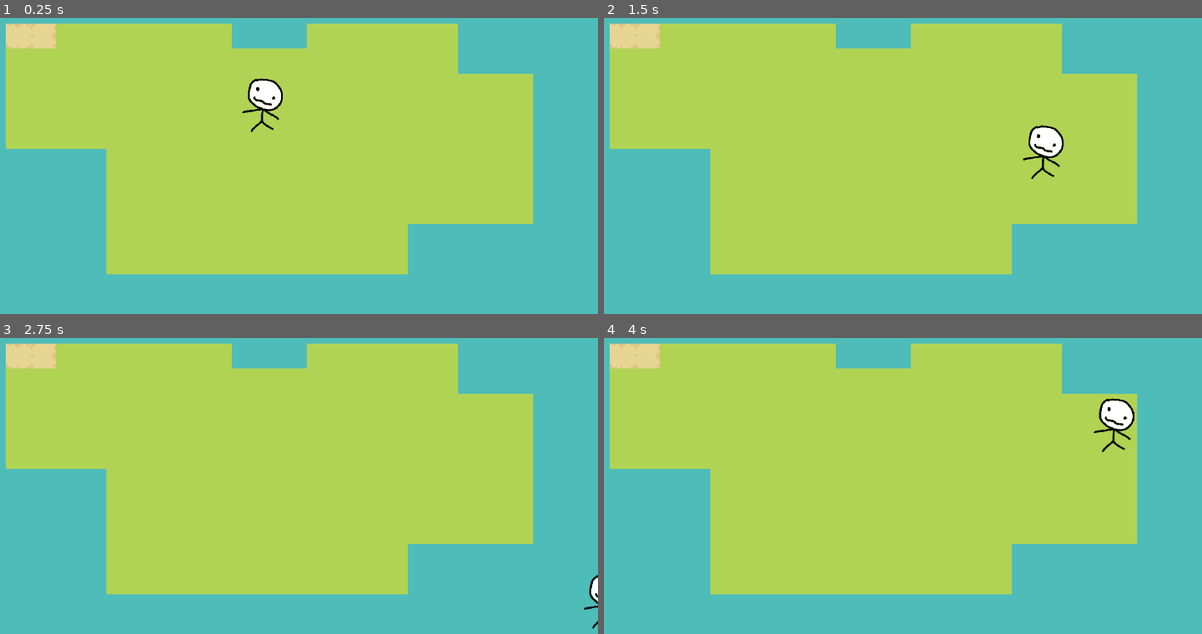
Above: before the commit, frames 1-4 (two rows, left to right).
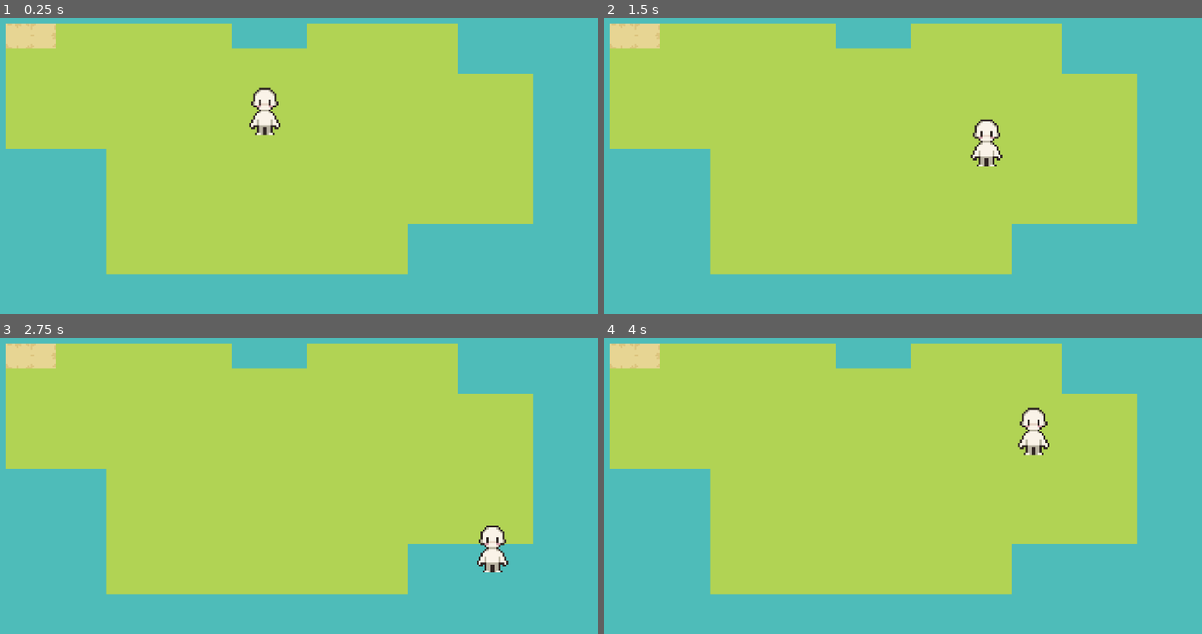
Above: after the commit, the same moments.

Repository: almoof/geopolar_game_ai_edition
Game: Godot game, scene res://scenes/main.tscn
The game is run twice, just before and just after one commit, with the same random seed, the same clock (stepped at 60 frames per second) and the same inputs.
Inputs:
- Up to frame 1 (0.25 s): no input
- Up to frame 2 (1.5 s): tap Enter at 0.5 s; hold Right (ui_right) 0.53-1.28 s; hold Down (ui_down) from 1.28 s (still down)
- Up to frame 3 (2.75 s): release Down (ui_down) at 2.03 s; hold Right (ui_right) from 2.03 s (still down)
- Up to frame 4 (4 s): release Right (ui_right) at 2.78 s; hold Up (ui_up) 2.78-3.53 s; hold Left (ui_left) from 3.53 s (still down)

The runs differ from the first frame. In frame 1, 0.8% of the frame differs, in the area x 40-48%, y 20-40%; in frame 2, 1.2%; in frame 3, 0.7%; in frame 4, 1.3%, in the area x 69-89%, y 20-40%.

Commit message:
Add new movement script and animation nodes
ЧЕРТОВО ГОВНО ЫЗВМПОЭЫАОПЭФОЭЗЩ

Diff:
--- a/scenes/player.tscn
+++ b/scenes/player.tscn
@@ -1,18 +1,69 @@
 [gd_scene format=3 uid="uid://b5ikk3akf05u8"]
 
-[ext_resource type="Texture2D" uid="uid://cv4uh4wo5jm5m" path="res://sprites/player.png" id="1_4flbx"]
 [ext_resource type="Script" uid="uid://blghkc1uitnc7" path="res://scripts/player.gd" id="1_g2els"]
+[ext_resource type="Texture2D" uid="uid://dj11b77ec5vyy" path="res://sprites/16x32 All Animations-Sheet.png" id="2_g2els"]
 
 [sub_resource type="CircleShape2D" id="CircleShape2D_onrkg"]
-radius = 9.055386
+radius = 8.0
+
+[sub_resource type="AnimationNodeStateMachine" id="AnimationNodeStateMachine_g2els"]
+
+[sub_resource type="Animation" id="Animation_g2els"]
+length = 0.001
+tracks/0/type = "value"
+tracks/0/imported = false
+tracks/0/enabled = true
+tracks/0/path = NodePath("../Sprite2D:frame")
+tracks/0/interp = 1
+tracks/0/loop_wrap = true
+tracks/0/keys = {
+"times": PackedFloat32Array(0),
+"transitions": PackedFloat32Array(1),
+"update": 1,
+"values": [9]
+}
+
+[sub_resource type="Animation" id="Animation_qhqgy"]
+resource_name = "idle_down"
+length = 1.925
+loop_mode = 1
+tracks/0/type = "value"
+tracks/0/imported = false
+tracks/0/enabled = true
+tracks/0/path = NodePath("../Sprite2D:frame")
+tracks/0/interp = 1
+tracks/0/loop_wrap = true
+tracks/0/keys = {
+"times": PackedFloat32Array(0, 0.36666667, 0.7, 1.1),
+"transitions": PackedFloat32Array(1, 1, 1, 1),
+"update": 1,
+"values": [8, 9, 10, 11]
+}
+
+[sub_resource type="AnimationLibrary" id="AnimationLibrary_dqkch"]
+_data = {
+&"RESET": SubResource("Animation_g2els"),
+&"idle_down": SubResource("Animation_qhqgy")
+}
 
 [node name="Player" type="CharacterBody2D" unique_id=988240165]
 script = ExtResource("1_g2els")
 
 [node name="Sprite2D" type="Sprite2D" parent="." unique_id=1242557069]
-scale = Vector2(0.2, 0.2)
-texture = ExtResource("1_4flbx")
+scale = Vector2(1.25, 1.25)
+texture = ExtResource("2_g2els")
+hframes = 123
+frame = 9
 
 [node name="CollisionShape2D" type="CollisionShape2D" parent="." unique_id=818926844]
-position = Vector2(0, -5)
+position = Vector2(0, 11)
 shape = SubResource("CircleShape2D_onrkg")
+
+[node name="AnimationTree" type="AnimationTree" parent="." unique_id=1559789531]
+root_node = NodePath(".")
+tree_root = SubResource("AnimationNodeStateMachine_g2els")
+anim_player = NodePath("../AnimationPlayer")
+
+[node name="AnimationPlayer" type="AnimationPlayer" parent="." unique_id=1064750646]
+root_node = NodePath("../AnimationTree")
+libraries/ = SubResource("AnimationLibrary_dqkch")
--- a/scripts/player.gd
+++ b/scripts/player.gd
@@ -1,22 +1,24 @@
 extends CharacterBody2D
 
 
-const SPEED = 150.0
+const SPEED = 100.0
 
 
 func _physics_process(delta: float) -> void:
 
-	# Get the input direction and handle the movement/deceleration.
-	# As good practice, you should replace UI actions with custom gameplay actions.
+
 	var directionHor := Input.get_axis("ui_left", "ui_right")
 	var directionVer := Input.get_axis("ui_up", "ui_down")
 	if directionHor:
-		velocity.x = directionHor * SPEED
+		velocity.x = directionHor
 	else:
-		velocity.x = move_toward(velocity.x, 0, SPEED)
+		velocity.x = directionHor
 	if directionVer:
-		velocity.y = directionVer * SPEED
+		velocity.y = directionVer
 	else:
-		velocity.y = move_toward(velocity.x, 0, SPEED)
+		velocity.y = directionVer
+	velocity = velocity.normalized()
+	velocity *= SPEED
+	print(velocity)
 
 	move_and_slide()
Binary file added: sprites/16x32 All Animations-Sheet.png
Not shown, added: sprites/16x32 All Animations-Sheet.png.import
